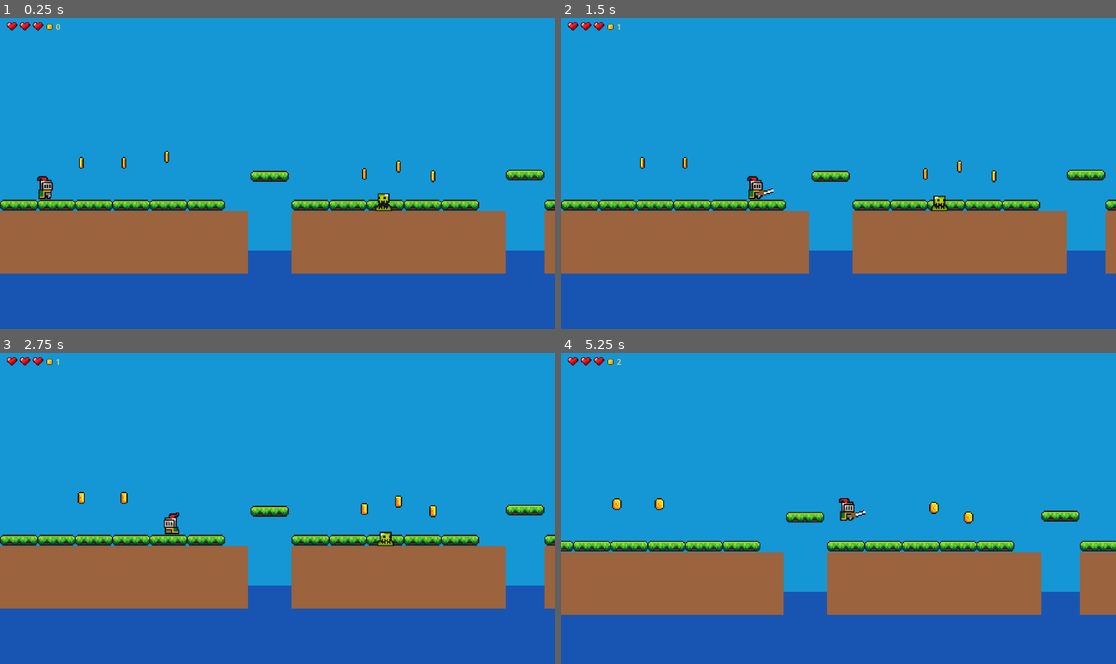
Above: before the commit, frames 1-4 (two rows, left to right).
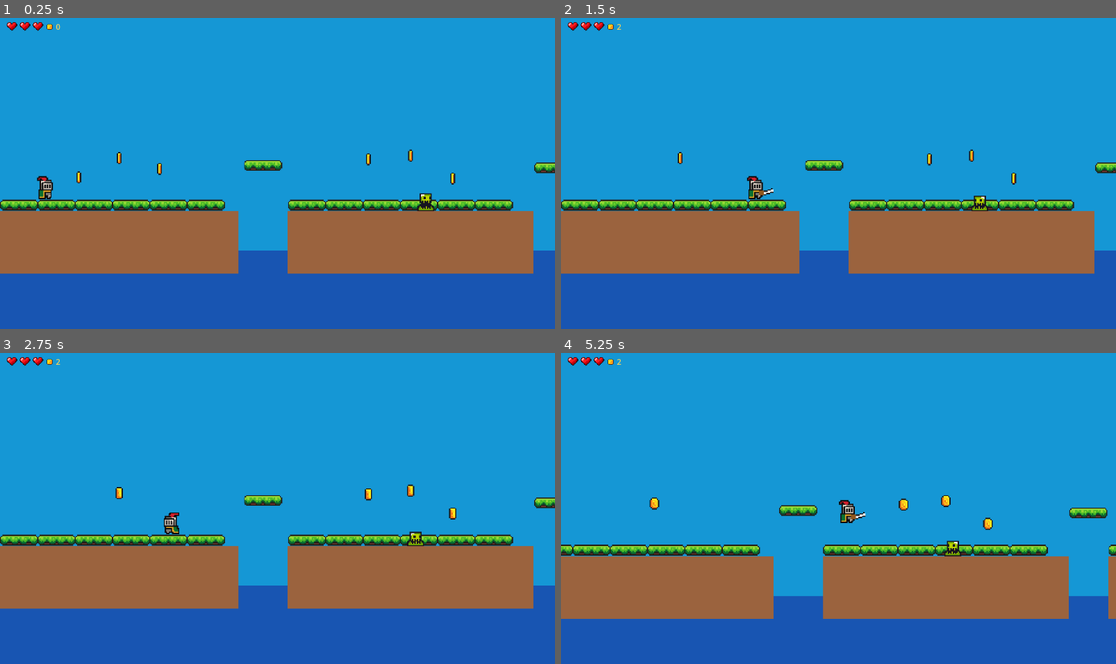
Above: after the commit, the same moments.

Repository: serafin1367/gots-rycerz
Game: Godot game, scene res://scenes/level_02.tscn
The game is run twice, just before and just after one commit, with the same random seed, the same clock (stepped at 60 frames per second) and the same inputs. This scene is started directly instead of the project's main scene.
Inputs:
- Up to frame 1 (0.25 s): no input
- Up to frame 2 (1.5 s): hold Right (move_right) from 0.53 s (still down); tap J (attack) at 0.6, 1.35 s; tap Space (jump) at 0.77 s
- Up to frame 3 (2.75 s): tap Space (jump) at 1.52 s; release Right (move_right) at 2.03 s; hold A (move_left) from 2.03 s (still down); tap J (attack) at 2.1 s
- Up to frame 4 (5.25 s): release A (move_left) at 2.78 s; hold Right (move_right) 2.78-4.28 s; tap J (attack) every 0.75 s from 2.85 to 5.1 s; tap Space (jump) at 3.02, 3.77, 4.52 s; hold A (move_left) 4.28-5.03 s; hold Right (move_right) from 5.03 s (still down)

The runs differ from the first frame. In frame 1, 4.3% of the frame differs, in the area x 13-100%, y 42-83%; in frame 2, 4.1%; in frame 3, 4.4%; in frame 4, 9.2%, in the area x 0-100%, y 45-86%.

Commit message:
feat: use fixed demo levels and add third level progression

Diff:
--- a/scripts/level_02.gd
+++ b/scripts/level_02.gd
@@ -14,9 +14,7 @@
 var islands: Array[Vector2] = []
 
 func _ready() -> void:
-	generation_seed = GameFlow.level_seed
-	if generation_seed <= 0:
-		generation_seed = 1
+	generation_seed = 20261031 # Demo: ten sam przygotowany układ przy każdym uruchomieniu
 	var rng := RandomNumberGenerator.new()
 	rng.seed = generation_seed
 	_generate_layout(rng)
